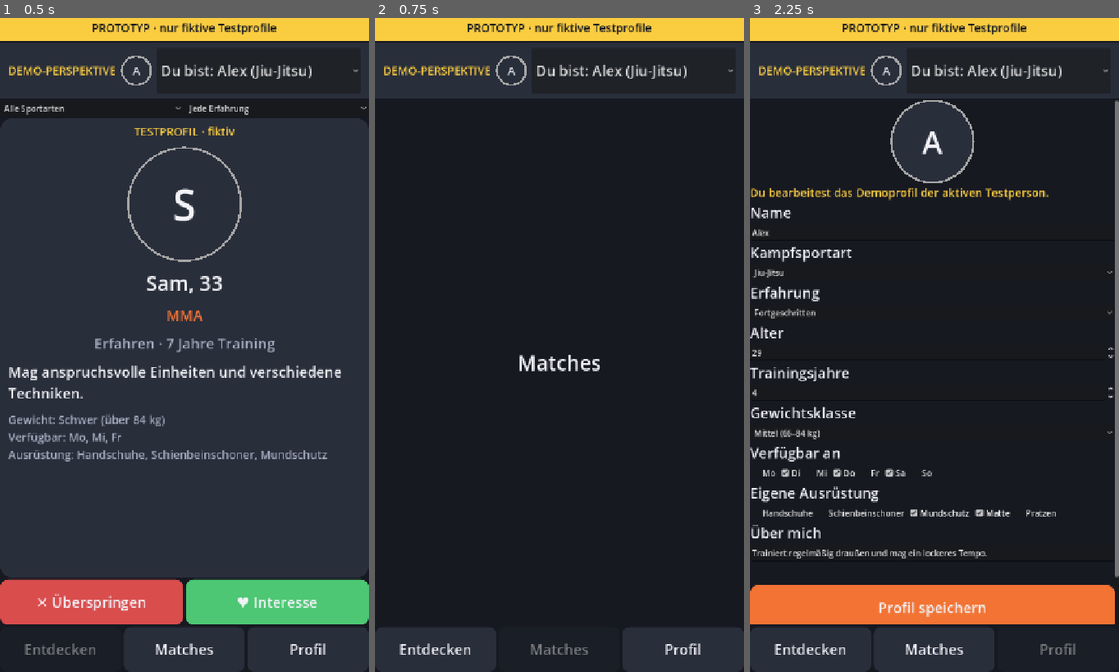
Above: before the commit, frames 1-3 (left to right).
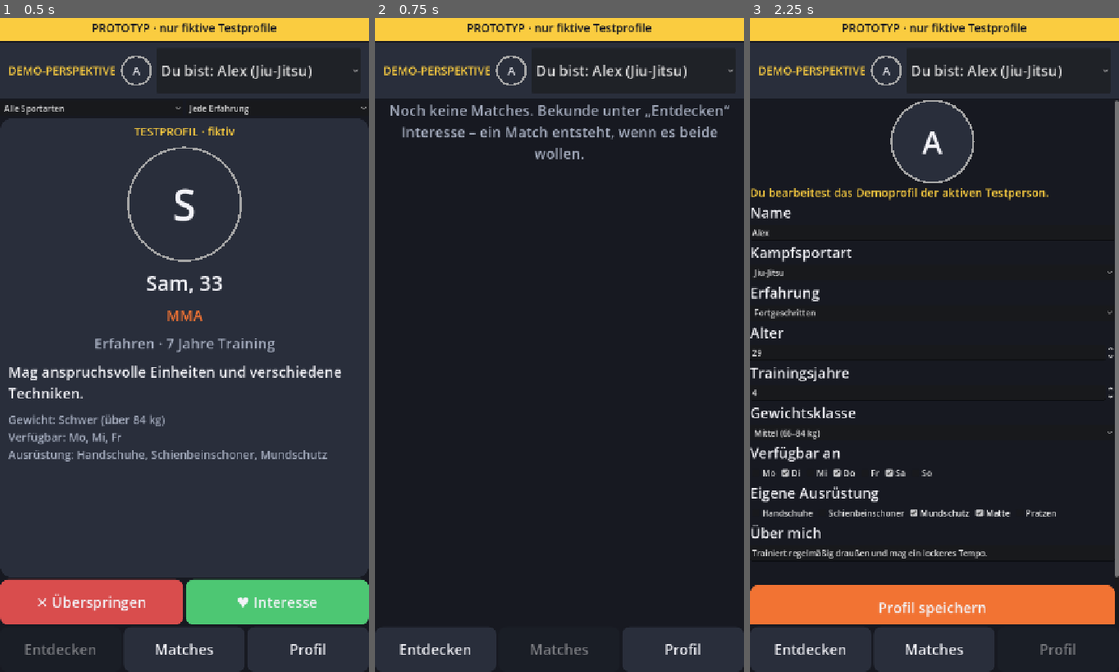
Above: after the commit, the same moments.

Repository: Mayo73/agenthub-backup
Game: Godot game, scene res://scenes/main.tscn
Same seed, same stepped clock (60 frames per second), same inputs: the game is played once before the commit and once after it.
Inputs:
- Up to frame 1 (0.5 s): no input
- Up to frame 2 (0.75 s): click "Matches" at 0.5 s
- Up to frame 3 (2.25 s): click "Entdecken" at 1.25 s; click "Profil" at 2 s

Frame 1 is identical in both runs. In frame 2, 1.7% of the frame differs, in the area x 4-96%, y 13-55%; in frame 3, nothing differs.

Commit message:
T-0342: Reiter „Matches“ und Chat in der App
Matches zeigt den echten MatchesScreen, ein Match öffnet den ChatScreen (show_chat), Zurück führt zur Liste, ein Personenwechsel im Chat zurück zu Matches. 4 Tests.

Co-Authored-By: Claude Opus 5.5 <noreply@anthropic.com>

Diff:
--- a/scripts/main.gd
+++ b/scripts/main.gd
@@ -20,6 +20,8 @@
 var store_path := StateStore.DEFAULT_PATH
 ## Demo-Leiste zum Wechseln der Testperson.
 var perspective: PerspectiveBar
+## Match-ID des offenen Chats (nur wenn current_screen "chat" ist).
+var chat_id := ""
 
 
 func _ready() -> void:
@@ -65,6 +67,9 @@
 
 ## Zeigt einen Bildschirm im Inhaltsbereich; der vorherige wird entfernt.
 func show_screen(screen_name: String) -> void:
+	if screen_name == "chat":
+		show_chat(chat_id)
+		return
 	if screen != null:
 		content.remove_child(screen)
 		screen.queue_free()
@@ -76,12 +81,33 @@
 		(tab_buttons[n] as Button).disabled = n == screen_name
 
 
+## Zeigt den Chat zu einem Match; der Reiter „Matches“ bleibt als aktiv markiert.
+func show_chat(match_id: String) -> void:
+	if screen != null:
+		content.remove_child(screen)
+		screen.queue_free()
+	chat_id = match_id
+	var chat := ChatScreen.new(state, match_id)
+	chat.changed.connect(save)
+	chat.back.connect(show_screen.bind("matches"))
+	screen = chat
+	screen.set_anchors_preset(Control.PRESET_FULL_RECT)
+	content.add_child(screen)
+	current_screen = "chat"
+	for n in tab_buttons:
+		(tab_buttons[n] as Button).disabled = n == "matches"
+
+
 ## Wechselt die Testperson, speichert und baut den aktuellen Bildschirm neu auf.
+## Ein offener Chat geht zurück zur Liste, weil die neue Person vielleicht nicht beteiligt ist.
 func _on_switched(id: String) -> void:
 	state.switch_to(id)
 	save()
 	perspective.set_state(state)
-	show_screen(current_screen)
+	if current_screen == "chat":
+		show_screen("matches")
+	else:
+		show_screen(current_screen)
 
 
 func save() -> void:
@@ -119,6 +145,10 @@
 		var discover := DiscoverScreen.new(state)
 		discover.changed.connect(save)
 		return discover
+	if screen_name == "matches":
+		var matches := MatchesScreen.new(state)
+		matches.open_chat.connect(show_chat)
+		return matches
 	if screen_name == "profil":
 		var profile := ProfileScreen.new(state)
 		profile.changed.connect(_on_profile_changed)
--- a/tests/test_main.gd
+++ b/tests/test_main.gd
@@ -90,3 +90,56 @@
 	check_eq(main.current_screen, "entdecken", "Zurücksetzen zeigt Entdecken")
 	check(StateStore.load_state(TEST_PATH).book.likes.is_empty(), "Gespeicherte Datei hat keine Likes")
 	DirAccess.remove_absolute(TEST_PATH)
+
+
+## Erzeugt das Match m1 zwischen p01 und p02 und speichert es.
+func make_match() -> void:
+	main.state.like("p02")
+	main.state.switch_to("p02")
+	main.state.like("p01")
+	main.state.switch_to("p01")
+	main.save()
+
+
+func test_matches_ist_echt() -> void:
+	main.use_store(TEST_PATH)
+	make_match()
+	main.show_screen("matches")
+	check(main.screen is MatchesScreen, "Matches zeigt den echten Bildschirm")
+	check_eq((main.screen as MatchesScreen).rows.size(), 1, "ein Match in der Liste")
+	DirAccess.remove_absolute(TEST_PATH)
+
+
+func test_chat_oeffnen_und_zurueck() -> void:
+	main.use_store(TEST_PATH)
+	make_match()
+	main.show_screen("matches")
+	(main.screen as MatchesScreen).rows["m1"].pressed.emit()
+	check(main.screen is ChatScreen, "Klick auf das Match öffnet den Chat")
+	check_eq(main.current_screen, "chat", "aktueller Bildschirm")
+	check(main.tab_buttons["matches"].disabled, "Reiter Matches bleibt aktiv markiert")
+	check(not main.tab_buttons["entdecken"].disabled, "Entdecken klickbar")
+	(main.screen as ChatScreen).back_button.pressed.emit()
+	check(main.screen is MatchesScreen, "Zurück führt zur Liste")
+	DirAccess.remove_absolute(TEST_PATH)
+
+
+func test_nachricht_gespeichert() -> void:
+	main.use_store(TEST_PATH)
+	make_match()
+	main.show_chat("m1")
+	var chat := main.screen as ChatScreen
+	chat.input.text = "Hallo"
+	chat.send_button.pressed.emit()
+	check_eq(StateStore.load_state(TEST_PATH).chat.count_for("m1"), 1, "Nachricht gespeichert")
+	DirAccess.remove_absolute(TEST_PATH)
+
+
+func test_wechsel_im_chat() -> void:
+	main.use_store(TEST_PATH)
+	make_match()
+	main.show_chat("m1")
+	main._on_switched("p03")
+	check_eq(main.current_screen, "matches", "Wechsel im Chat führt zur Liste")
+	check_eq((main.screen as MatchesScreen).rows.size(), 0, "p03 hat keine Matches")
+	DirAccess.remove_absolute(TEST_PATH)
